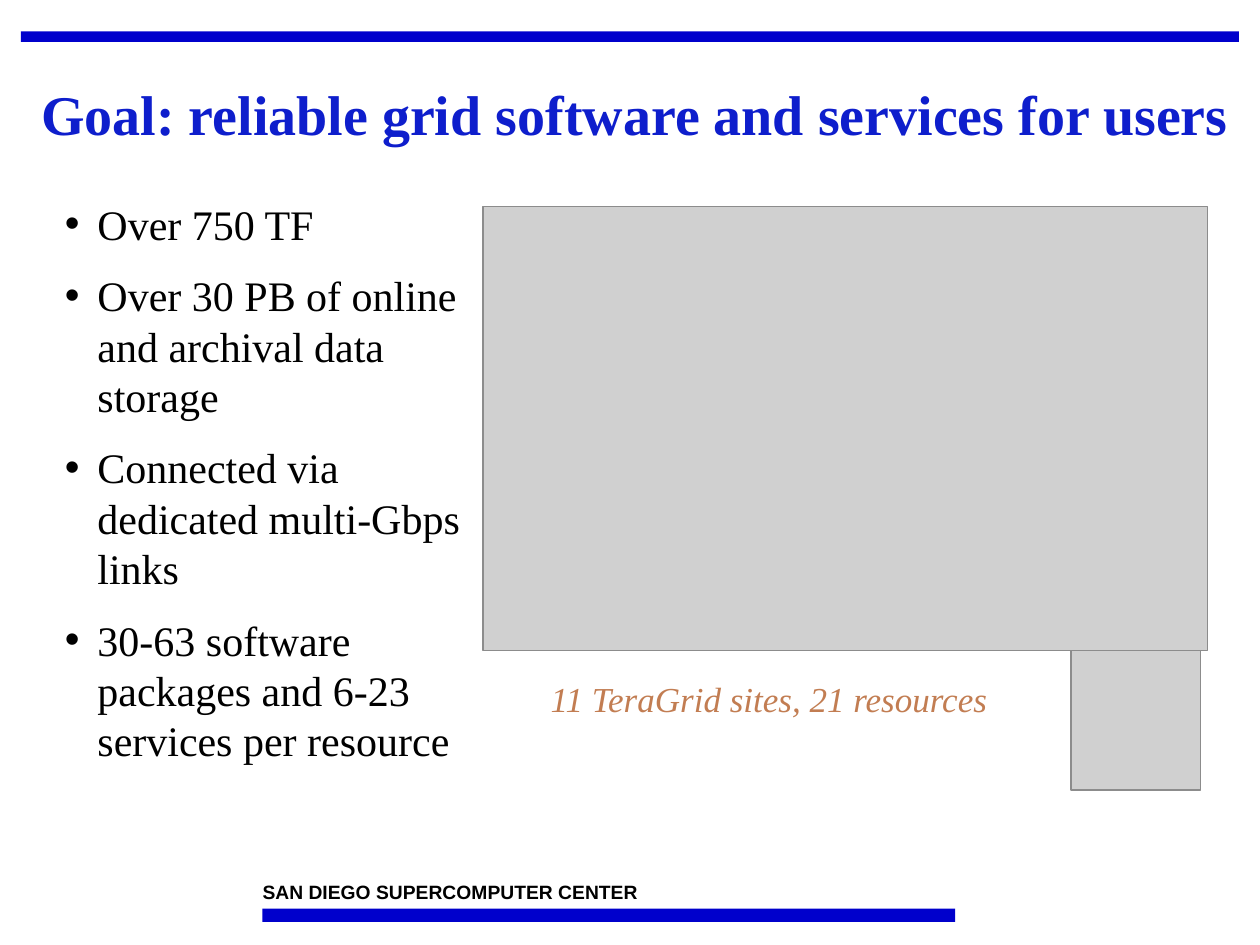
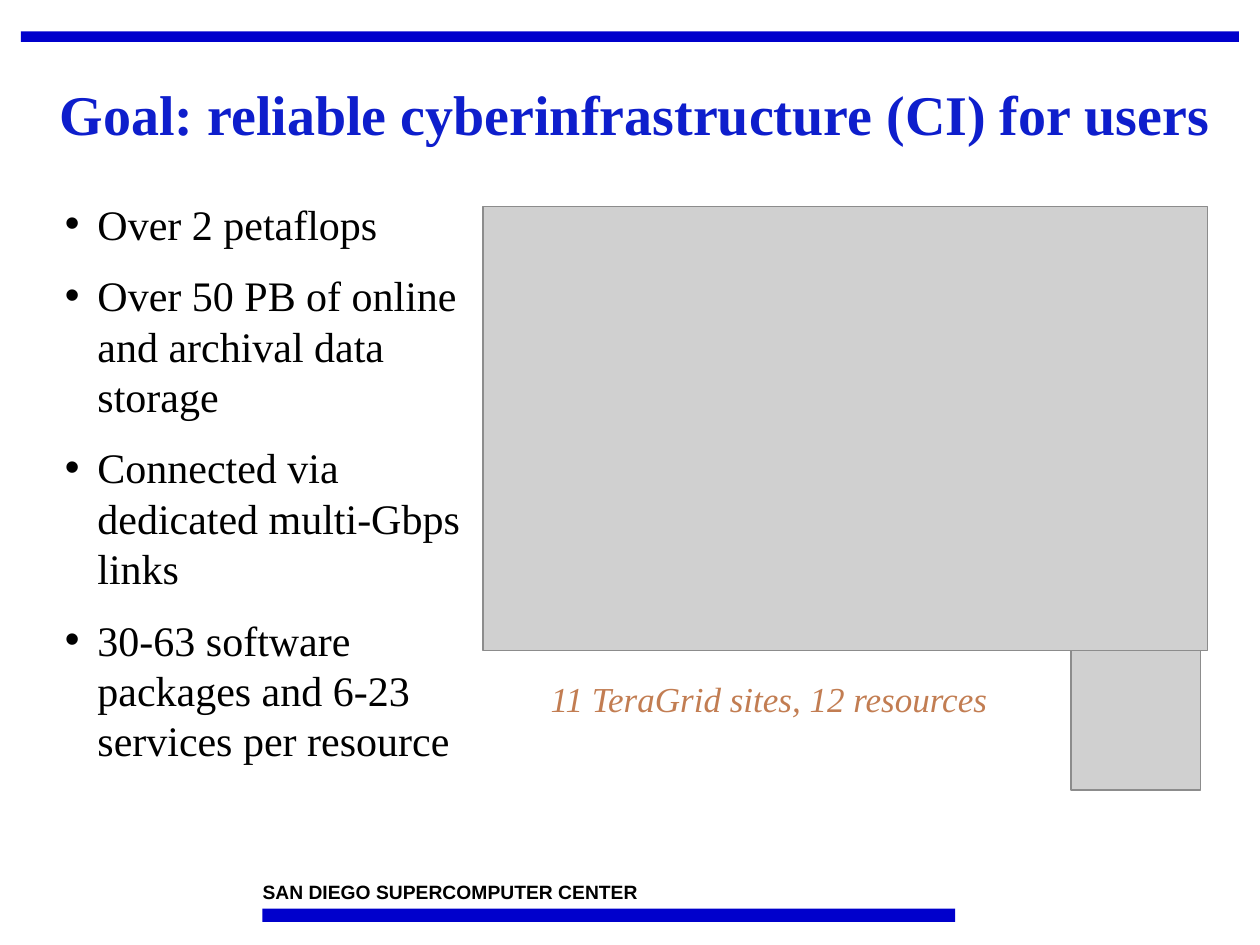
Before and after one commit to IncaProject/inca-xsede, a slide deck: slide 6 of talks/2010/2010workshop/overview.pptx. Drawn at 1260x945 pixels with LibreOffice and Linux fonts; fonts in the diff are those of the drawing; grey boxes stand for pictures; background and template pictures are left out. Boxes give left, top, right and bottom in pixels: in the first picture for what was removed or moved away, otherwise in the second. Text is boxed around its words. In the diff, an @@ line names an element or a change of style, - is before the commit and + after.

Commit message:
replace grid with CI

```diff
--- a/talks/2010/2010workshop/overview.pptx
+++ b/talks/2010/2010workshop/overview.pptx
@@ title at box(60, 95, 1208, 145): text changed @@
-Goal: reliable grid software and services for users
+Goal: reliable cyberinfrastructure (CI) for users
@@ text at box(97, 210, 457, 421): text changed @@
-• Over 750 TF
-• Over 30 PB of online and archival data storage
+• Over 2 petaflops
+• Over 50 PB of online and archival data storage
@@ text at box(551, 687, 987, 717): text changed @@
-11 TeraGrid sites, 21 resources
+11 TeraGrid sites, 12 resources
```
Also in this commit, not shown: 6 other slides changed, 1 other file.
